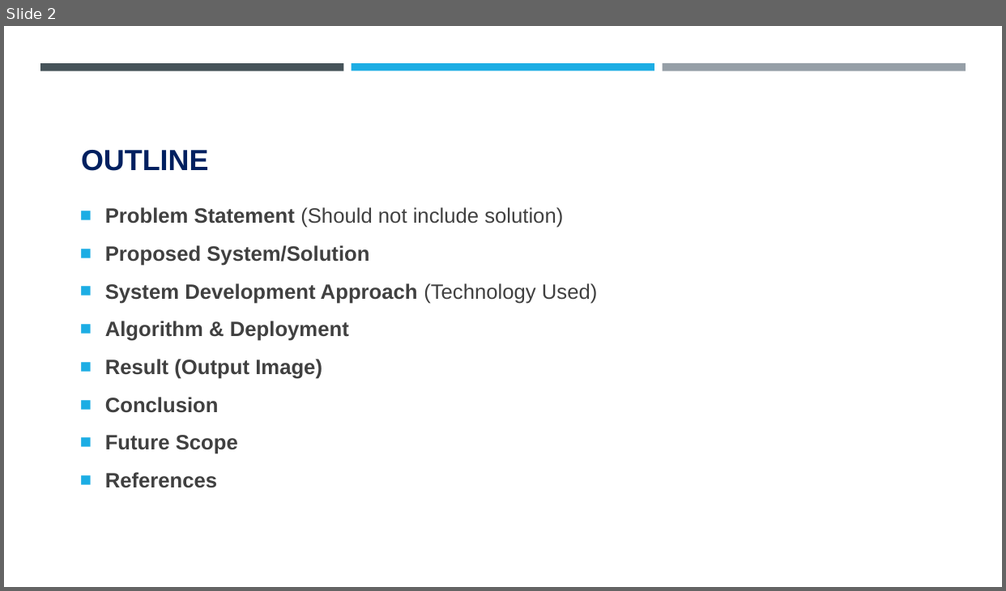
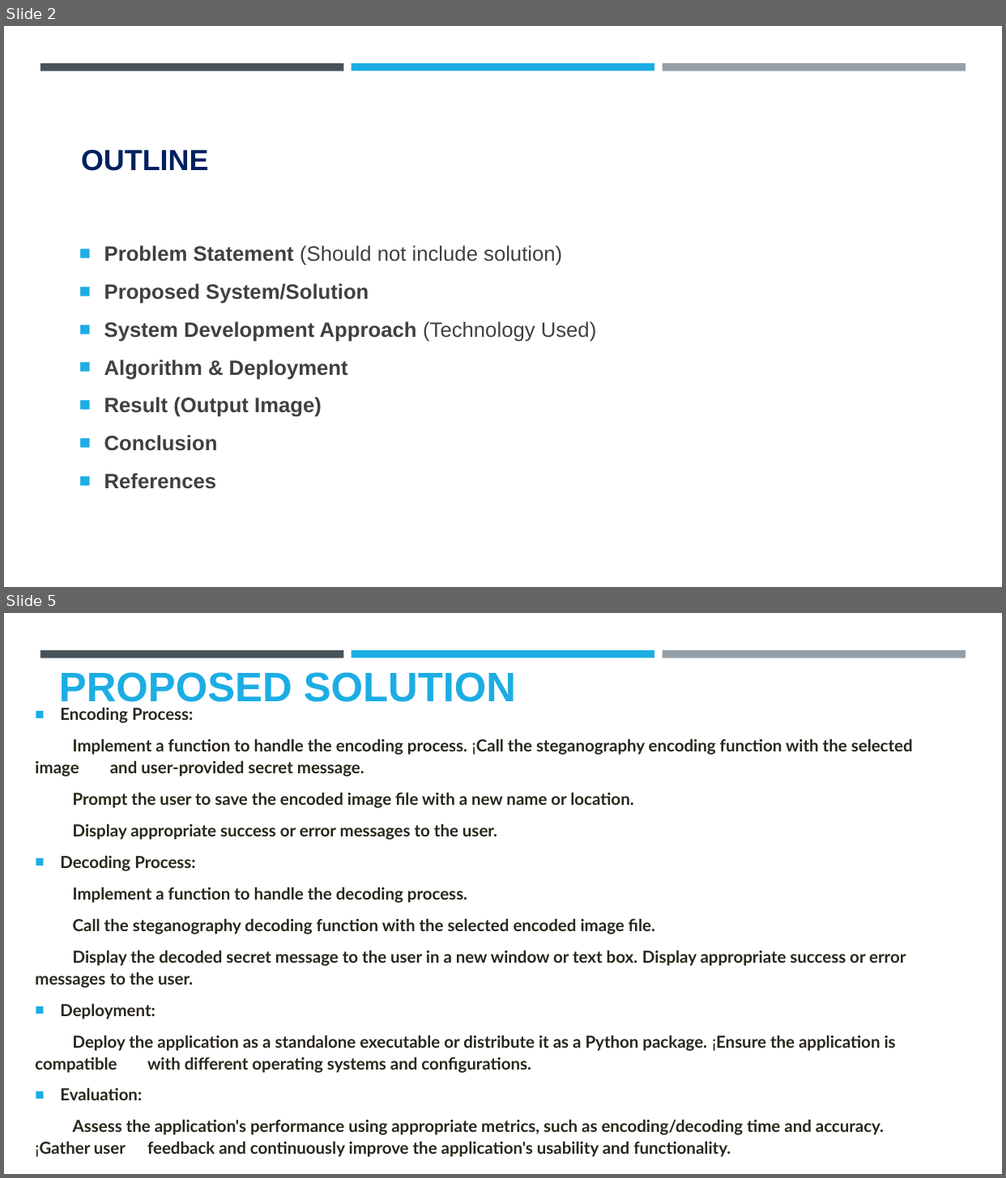
Before and after one commit to Dhayanithi05/ProjectNM, a slide deck: Project.pptx. Shown one above the other, each under a label of ours: slide 2 before the commit, slides 2 and 5 after it; the slides between them are not shown. The pictures are 1006x591 and 1006x1178 pixels, drawn with LibreOffice and Linux fonts; fonts in the diff are those of the drawing; background and template pictures are left out. Boxes give left, top, right and bottom in pixels: in the first picture for what was removed or moved away, otherwise in the second. Text is boxed around its words. In the diff, an @@ line names an element or a change of style, - is before the commit and + after.

```diff
--- a/Project.pptx
+++ b/Project.pptx
@@ slide 5 added at (4, 613, 1002, 1174), background #FFFFFF; not listed: 3 template elements that a slide beside it also shows @@
@@ title added at (59, 672, 516, 710), 39.6 pt, text #1CADE4, bold @@
+PROPOSED SOLUTION
@@ text added at (35, 707, 913, 1157), 16 pt, text #29261B, bold @@
+■ Encoding Process:
+Implement a function to handle the encoding process. ¡Call the steganography encoding function with the selected image and user-provided secret message.
+Prompt the user to save the encoded image file with a new name or location.
+Display appropriate success or error messages to the user.
+■ Decoding Process:
+Implement a function to handle the decoding process.
+Call the steganography decoding function with the selected encoded image file.
+Display the decoded secret message to the user in a new window or text box. Display appropriate success or error messages to the user.
+■ Deployment:
+Deploy the application as a standalone executable or distribute it as a Python package. ¡Ensure the application is compatible with different operating systems and configurations.
+■ Evaluation:
+Assess the application's performance using appropriate metrics, such as encoding/decoding time and accuracy. ¡Gather user feedback and continuously improve the application's usability and functionality.
@@ slide 2 changed as well @@
@@ text "Problem Statement (Should not include ...": place and size @@
-text "Problem Statement (Should not include ..." at (105, 207, 598, 489)
+text "Problem Statement (Should not include ..." at (104, 246, 597, 489)
@@ text at (105, 435, 238, 454): paragraph removed @@
-■ Future Scope
```
Also in this commit, not shown: 3 other slides changed, 12 other slides added, 6 slides removed.
